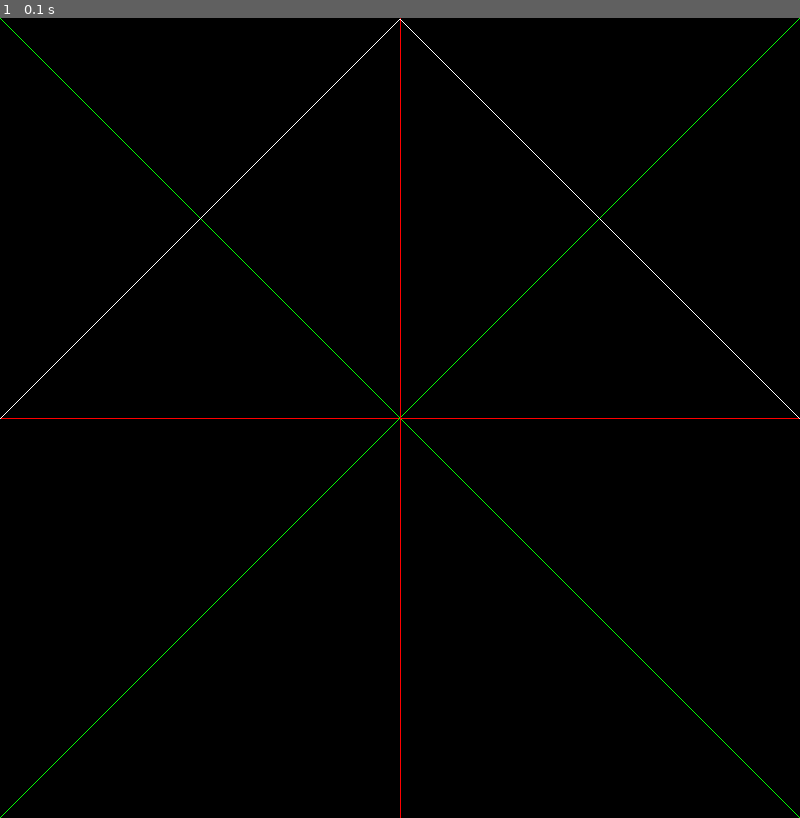
Above: before the commit, frame 1.
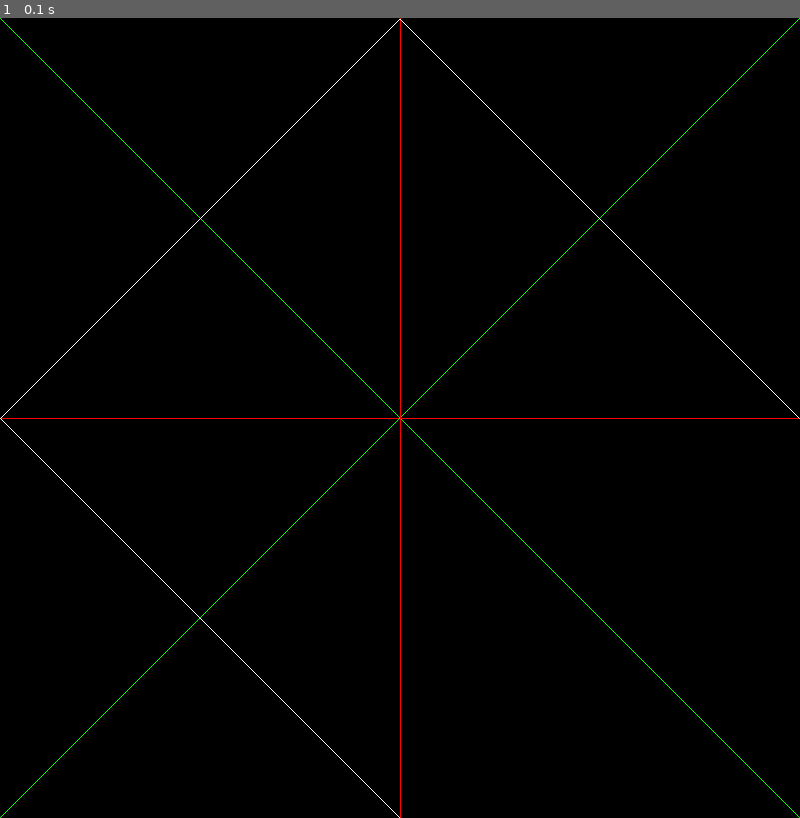
Above: after the commit, the same moment.

Repository: nehakdeshmukh/PyGame
Game: pygame game, started from dimond.py
Two runs of this game, one before a commit and one after it. Both use one fixed random seed, a clock stepped at 60 frames per second and the inputs below.
Inputs:
- Up to frame 1 (0.1 s): no input

The runs differ from the first frame. In frame 1, less than 0.1% of the frame differs, in the area x 0-50%, y 50-100%.

Commit message:
added another half part

Diff:
--- a/dimond.py
+++ b/dimond.py
@@ -39,8 +39,8 @@
 for i in range(0,400):
         pixAr[400-1-i][i+1] = white
         pixAr[400+i][i+1] = white
-        # pixAr[400-1-i][i+1] = white
-        # pixAr[400-1-i][i+1] = white
+        pixAr[i][400+i] = white
+
 
 # pygame.draw.line(gameDisplay, white, (0, 400), (400, 0), 1)
 # pygame.draw.line(gameDisplay, white, (0, 400), (400, 800), 1)
